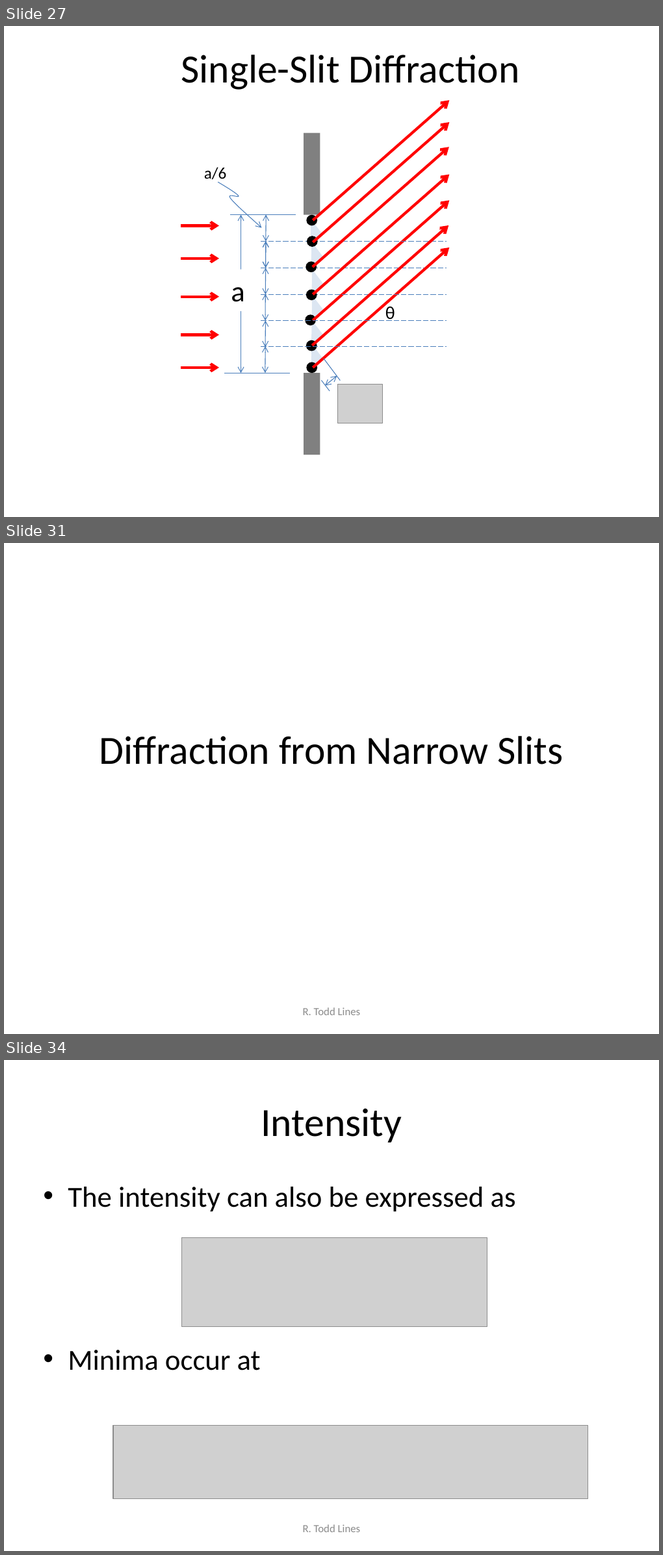
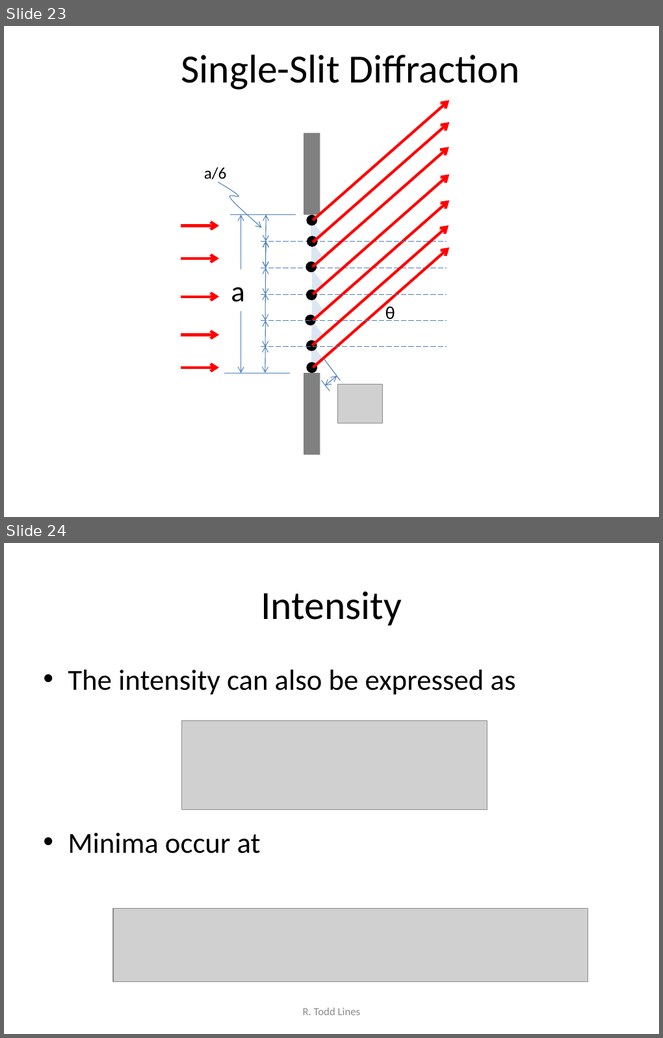
Before and after one commit to rtlines/PH223-Engineering-Physics, a slide deck: Slides/PH223_Lecture_11.pptx. Shown one above the other, each under a label of ours: slides 27, 31 and 34 before the commit, slides 23 and 24 after it; the slides between them are not shown. The pictures are 663x1555 and 663x1038 pixels, drawn with LibreOffice and Linux fonts; fonts in the diff are those of the drawing; grey boxes stand for pictures. Boxes give left, top, right and bottom in pixels: in the first picture for what was removed or moved away, otherwise in the second. Text is boxed around its words. In the diff, an @@ line names an element or a change of style, - is before the commit and + after.

```diff
--- a/Slides/PH223_Lecture_11.pptx
+++ b/Slides/PH223_Lecture_11.pptx
@@ slide 31 removed at (4, 543, 659, 1034), background #FFFFFF @@
@@ title removed at (99, 736, 563, 765) @@
-Diffraction from Narrow Slits
@@ text removed at (303, 1008, 361, 1016) @@
-R. Todd Lines
@@ what was slide 27 is now slide 23 @@
@@ what was slide 34 is now slide 24 @@
```
Also in this commit, not shown: 11 other slides removed, 16 other files.
